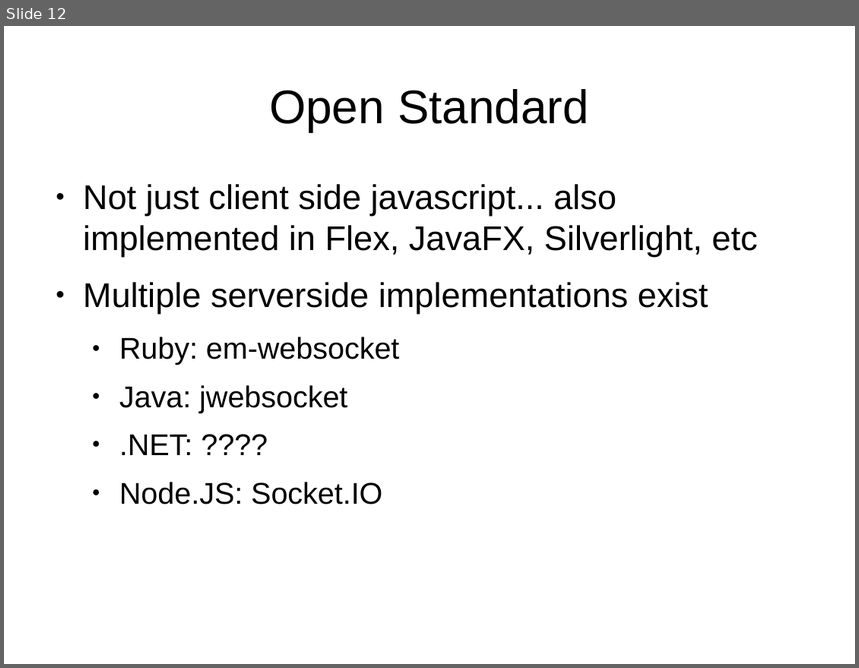
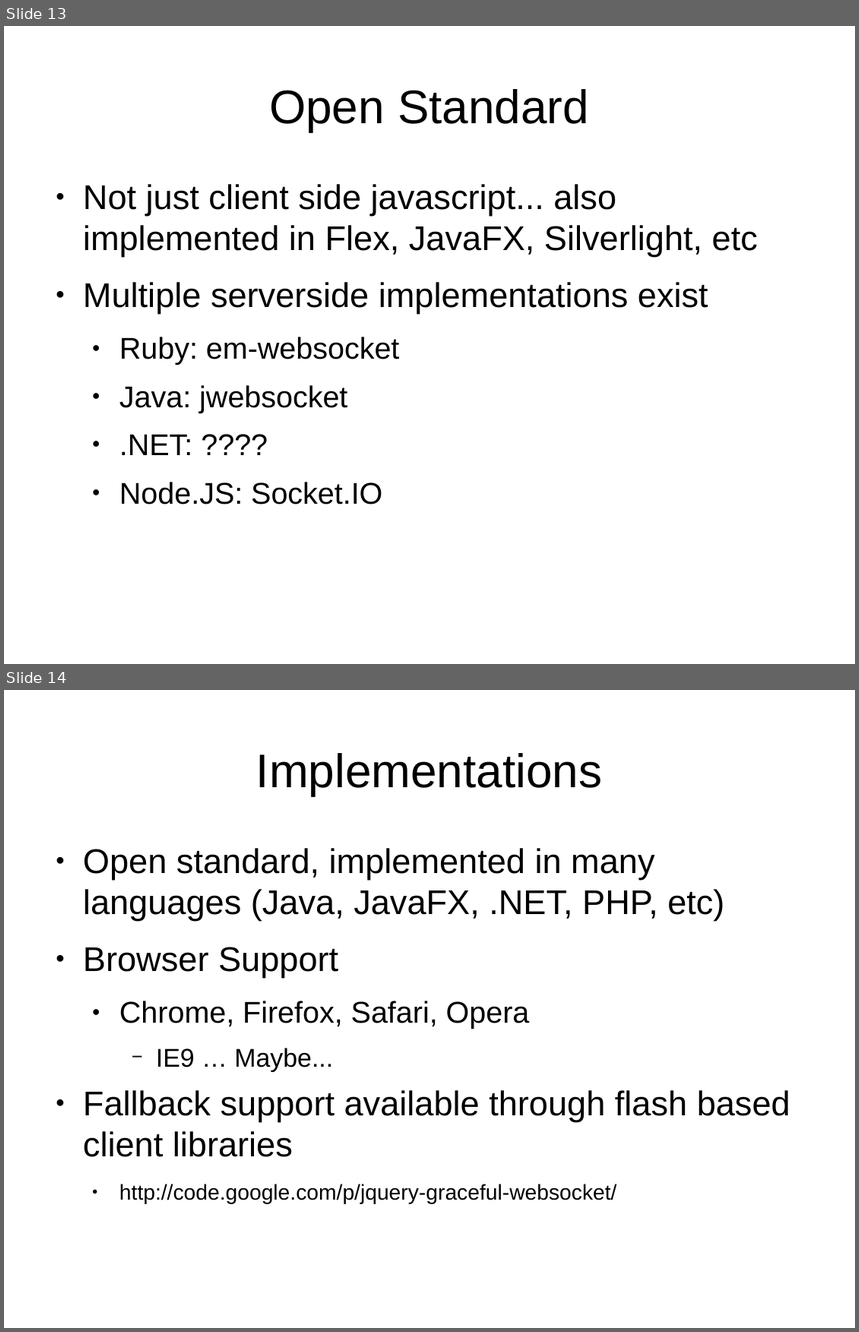
Before and after one commit to jamescarr/websockets-demo, a slide deck: ws.odp. Shown one above the other, each under a label of ours: slide 12 before the commit, slides 13 and 14 after it. The pictures are 859x668 and 859x1332 pixels, drawn with LibreOffice and Linux fonts; fonts in the diff are those of the drawing. Boxes give left, top, right and bottom in pixels: in the first picture for what was removed or moved away, otherwise in the second. Text is boxed around its words. In the diff, an @@ line names an element or a change of style, - is before the commit and + after.

```diff
--- a/ws.odp
+++ b/ws.odp
@@ slide 14 added at (4, 690, 855, 1328), background #FFFFFF @@
@@ title added at (256, 753, 602, 796), 44 pt, text #000000 @@
+Implementations
@@ text added at (83, 848, 791, 1205), 32 pt, text #000000 @@
+● Open standard, implemented in many languages (Java, JavaFX, .NET, PHP, etc)
+● Browser Support
+  ● Chrome, Firefox, Safari, Opera
+    − IE9 … Maybe...
+● Fallback support available through flash based client libraries
+  ● http://code.google.com/p/jquery-graceful-websocket/
@@ what was slide 12 is now slide 13 @@
```
Also in this commit, not shown: 3 slides changed, 3 other slides added, 5 slides removed, 4 other files.
